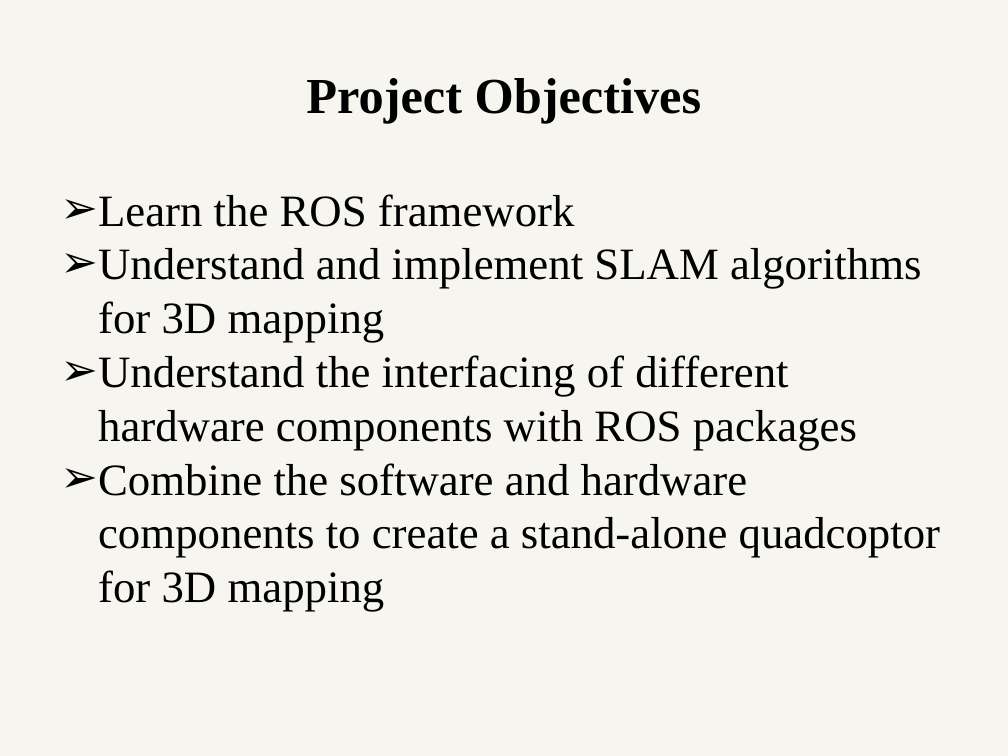
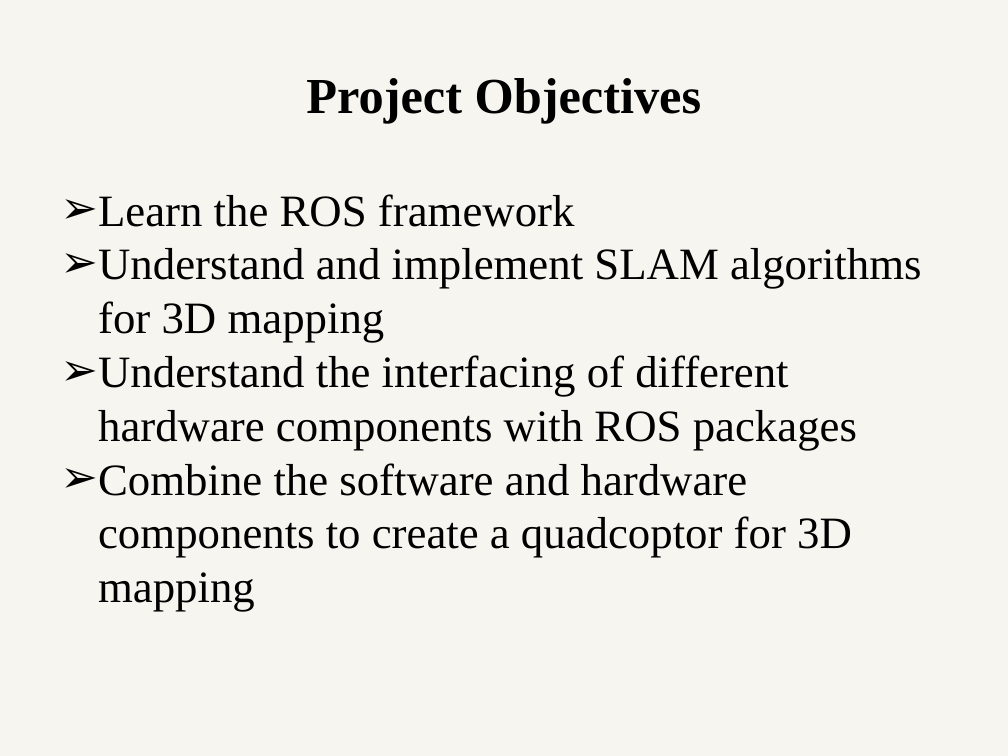
Before and after one commit to ETRX-Batch-2019/Robot-Development-using-ROS, a slide deck: slide 6 of Presentation/4-Aug/Robot-dev-using-ROS.pptx. Drawn at 1008x756 pixels with LibreOffice and Linux fonts; fonts in the diff are those of the drawing. Boxes give left, top, right and bottom in pixels: in the first picture for what was removed or moved away, otherwise in the second. Text is boxed around its words. In the diff, an @@ line names an element or a change of style, - is before the commit and + after.

```diff
--- a/Presentation/4-Aug/Robot-dev-using-ROS.pptx
+++ b/Presentation/4-Aug/Robot-dev-using-ROS.pptx
@@ text at box(98, 463, 852, 612): text changed @@
-➢ Combine the software and hardware components to create a stand-alone quadcoptor for 3D mapping
+➢ Combine the software and hardware components to create a quadcoptor for 3D mapping
```
Also in this commit, not shown: 3 other slides changed, 6 slides removed, 1 other file.
